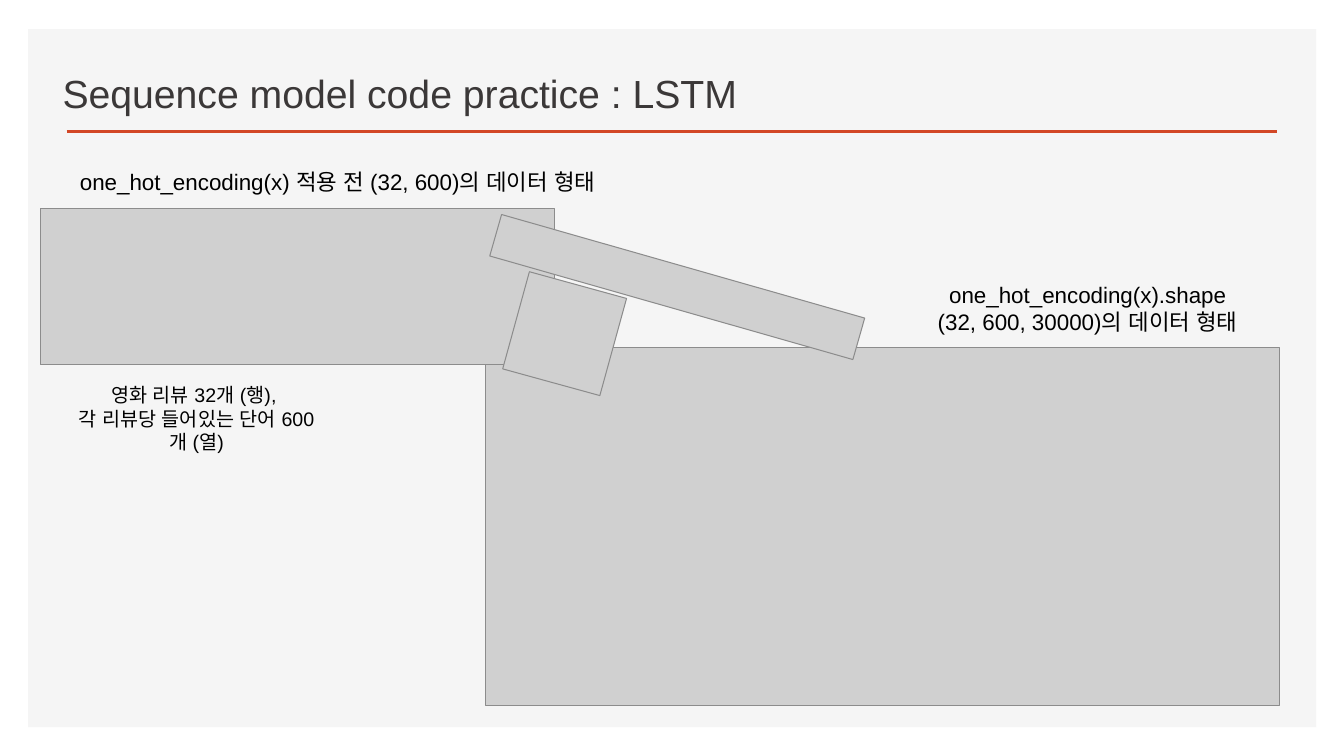
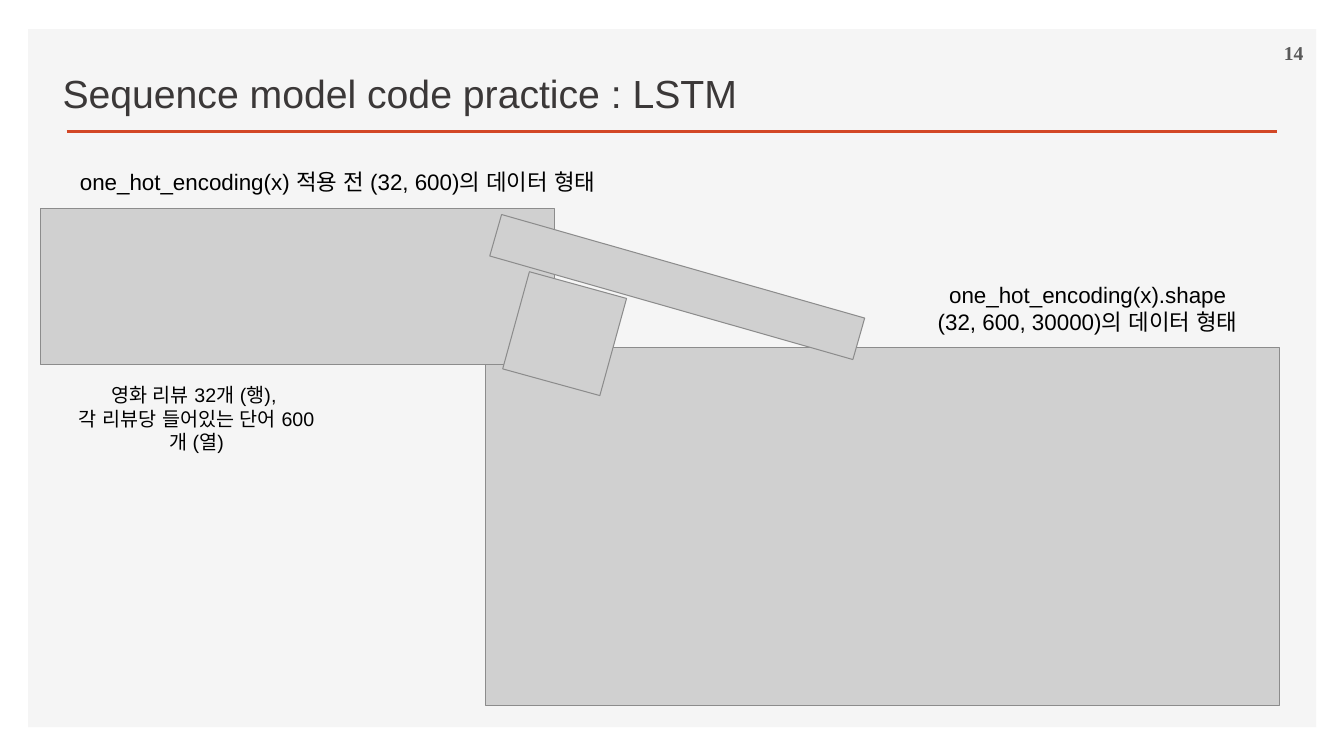
Before and after one commit to ancestor9/2026_Fall_Deep-Learning-with-Python, a slide deck: slide 14 of Chapter 14 Text classification.pptx (slide 10 before the commit). Drawn at 1344x756 pixels with LibreOffice and Linux fonts; fonts in the diff are those of the drawing; grey boxes stand for pictures; background and template pictures are left out. Boxes give left, top, right and bottom in pixels: in the first picture for what was removed or moved away, otherwise in the second. Text is boxed around its words. In the diff, an @@ line names an element or a change of style, - is before the commit and + after.

```diff
--- a/Chapter 14 Text classification.pptx
+++ b/Chapter 14 Text classification.pptx
@@ page number added at box(1284, 47, 1304, 60), 14 pt, text #595959, bold @@
+14
```
Also in this commit, not shown: 13 other slides changed, 10 slides added.
